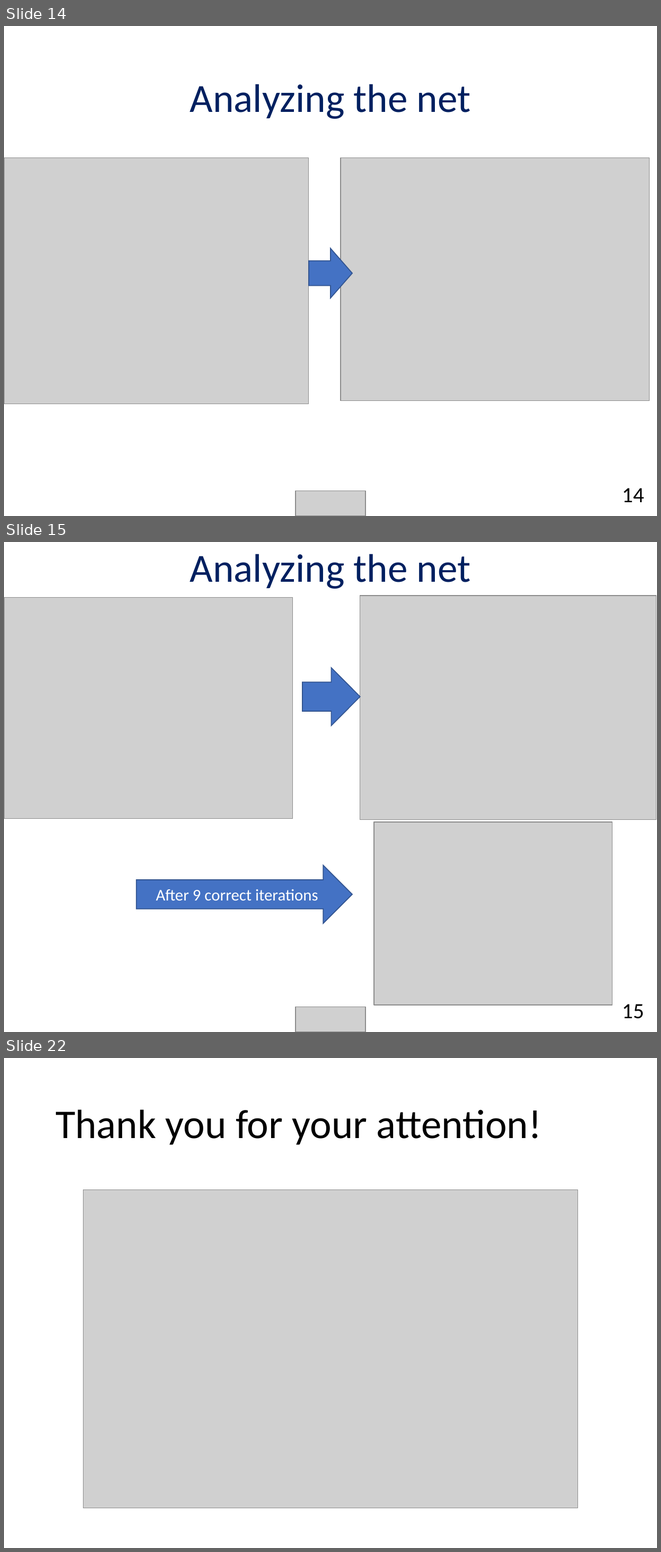
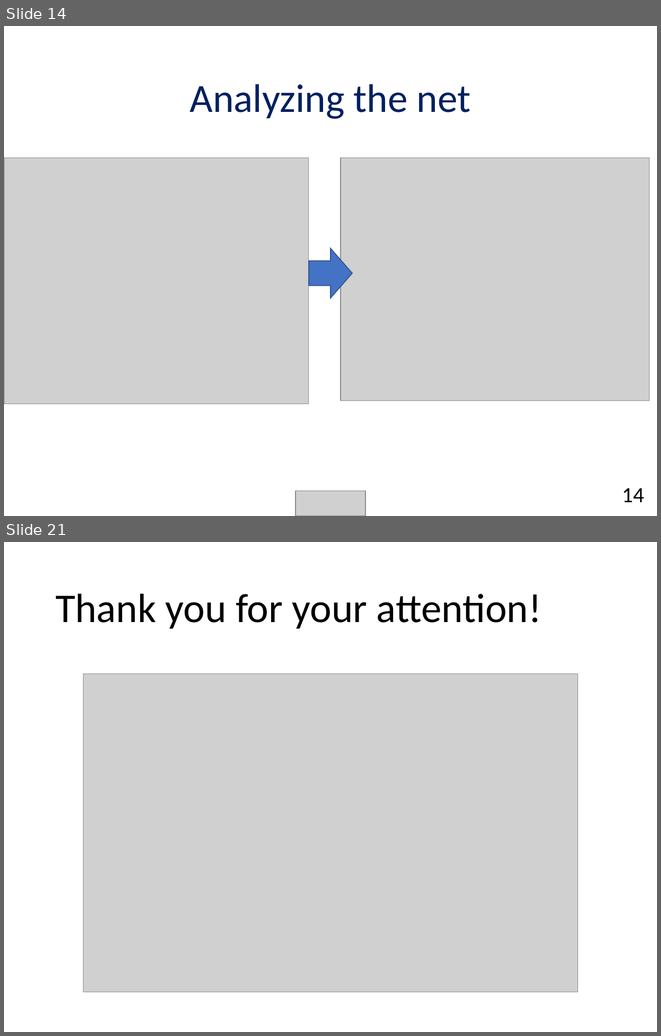
Before and after one commit to chendudai/Sudoku, a slide deck: Presentation/final_presentation.pptx. Shown one above the other, each under a label of ours: slides 14, 15 and 22 before the commit, slides 14 and 21 after it; the slides between them are not shown. The pictures are 661x1552 and 661x1036 pixels, drawn with LibreOffice and Linux fonts; fonts in the diff are those of the drawing; grey boxes stand for pictures. Boxes give left, top, right and bottom in pixels: in the first picture for what was removed or moved away, otherwise in the second. Text is boxed around its words. In the diff, an @@ line names an element or a change of style, - is before the commit and + after.

```diff
--- a/Presentation/final_presentation.pptx
+++ b/Presentation/final_presentation.pptx
@@ slide 15 removed at [4,542,657,1032], background #FFFFFF @@
@@ title removed at [190,554,471,589] @@
-Analyzing the net
@@ picture removed at [4,598,293,819] @@
@@ picture removed at [360,596,656,820] @@
@@ right arrow removed at [302,668,360,725] @@
@@ picture removed at [374,822,612,1005] @@
@@ right arrow removed at [136,865,353,923] @@
-After 9 correct iterations
@@ picture removed at [295,1006,365,1032] @@
@@ text removed at [622,1004,644,1018] @@
-15
@@ what was slide 22 is now slide 21 @@
```
Also in this commit, not shown: 7 slides changed, 1 slide added, 1 other slide removed.
